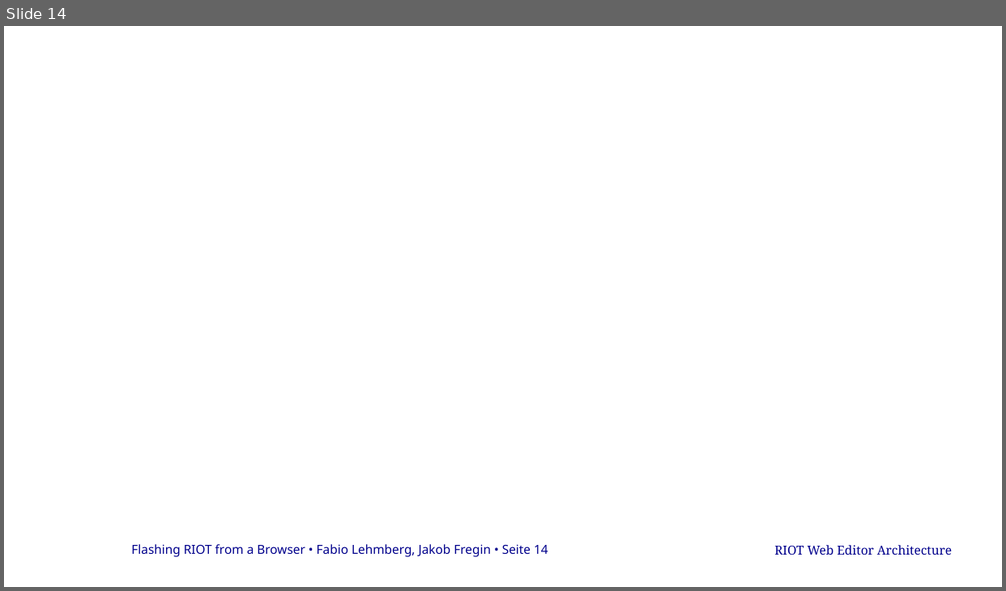
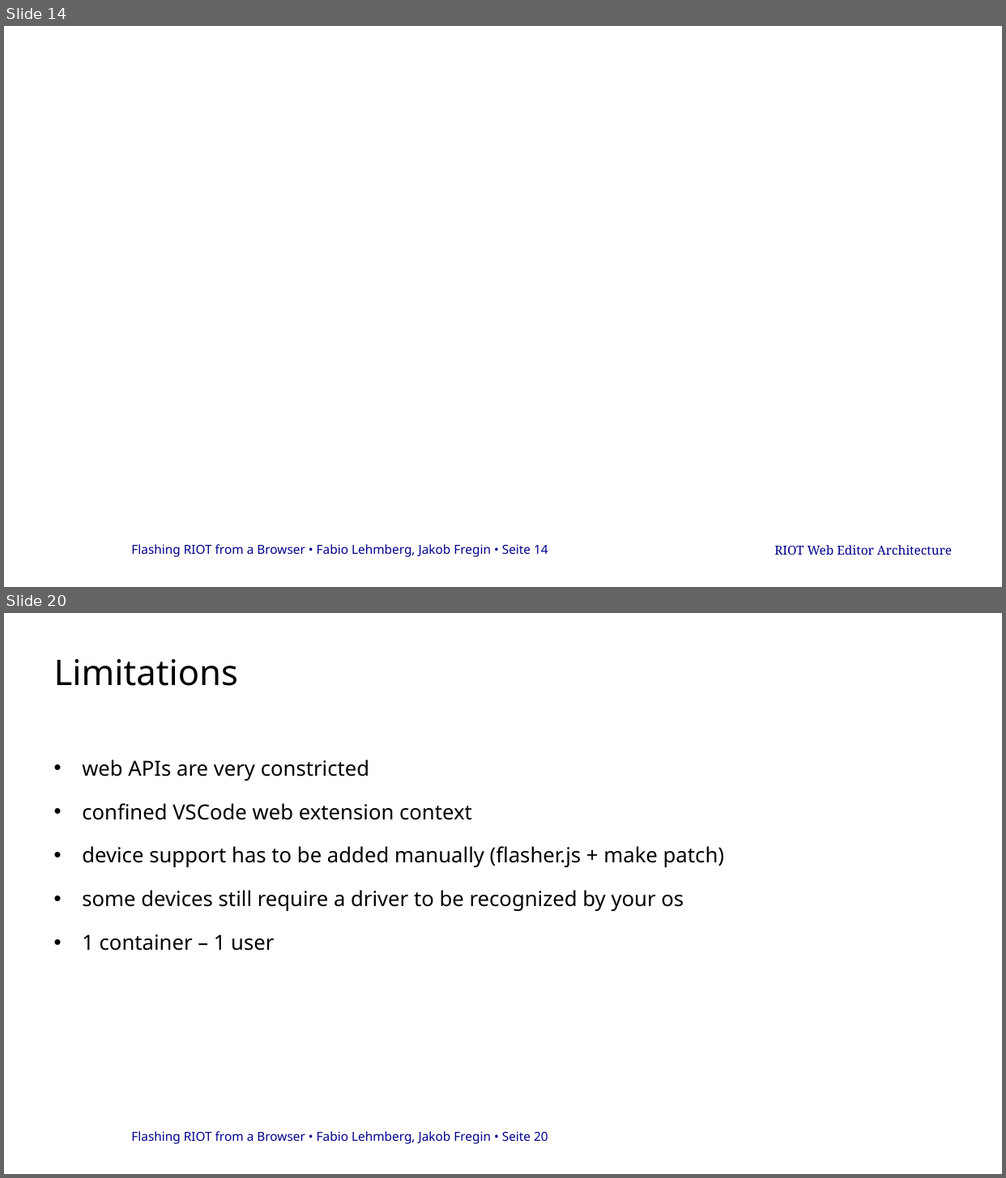
Before and after one commit to cheater78/RIOT-WebEditor, a slide deck: docs/project-log/RIoTPresentation.pptx. Shown one above the other, each under a label of ours: slide 14 before the commit, slides 14 and 20 after it; the slides between them are not shown. The pictures are 1006x591 and 1006x1178 pixels, drawn with LibreOffice and Linux fonts; fonts in the diff are those of the drawing; background and template pictures are left out. Boxes give left, top, right and bottom in pixels: in the first picture for what was removed or moved away, otherwise in the second. Text is boxed around its words. In the diff, an @@ line names an element or a change of style, - is before the commit and + after.

```diff
--- a/docs/project-log/RIoTPresentation.pptx
+++ b/docs/project-log/RIoTPresentation.pptx
@@ slide 20 added at (4,613,1002,1174), background #FFFFFF; not listed: 1 template element that a slide beside it also shows @@
@@ title added at (54,659,238,686), 34 pt, text #000000 @@
+Limitations
@@ text added at (82,760,724,951), 20 pt, text #000000 @@
+• web APIs are very constricted
+• confined VSCode web extension context
+• device support has to be added manually (flasher.js + make patch)
+• some devices still require a driver to be recognized by your os
+• 1 container – 1 user
```
Also in this commit, not shown: 12 other slides added, 14 slides removed, 2 other files.
